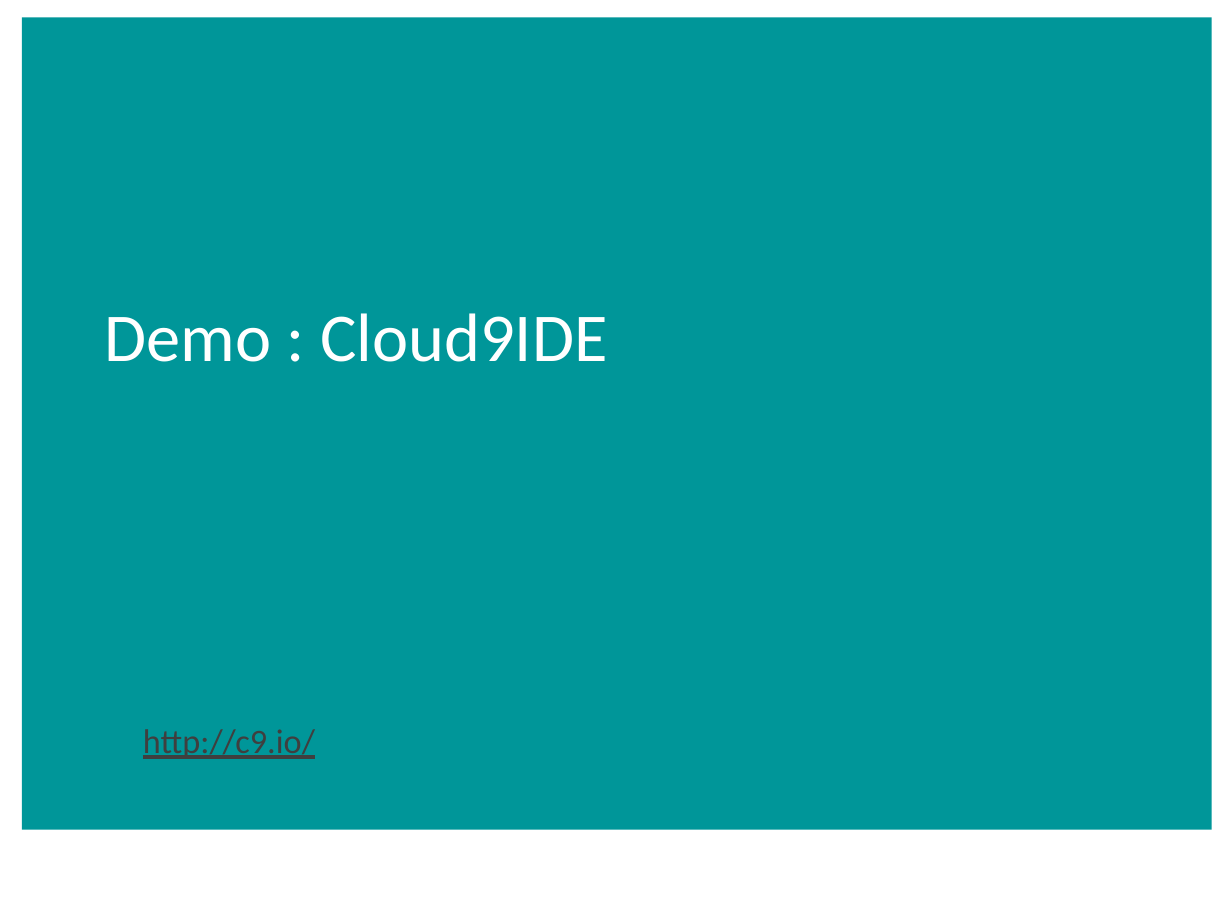
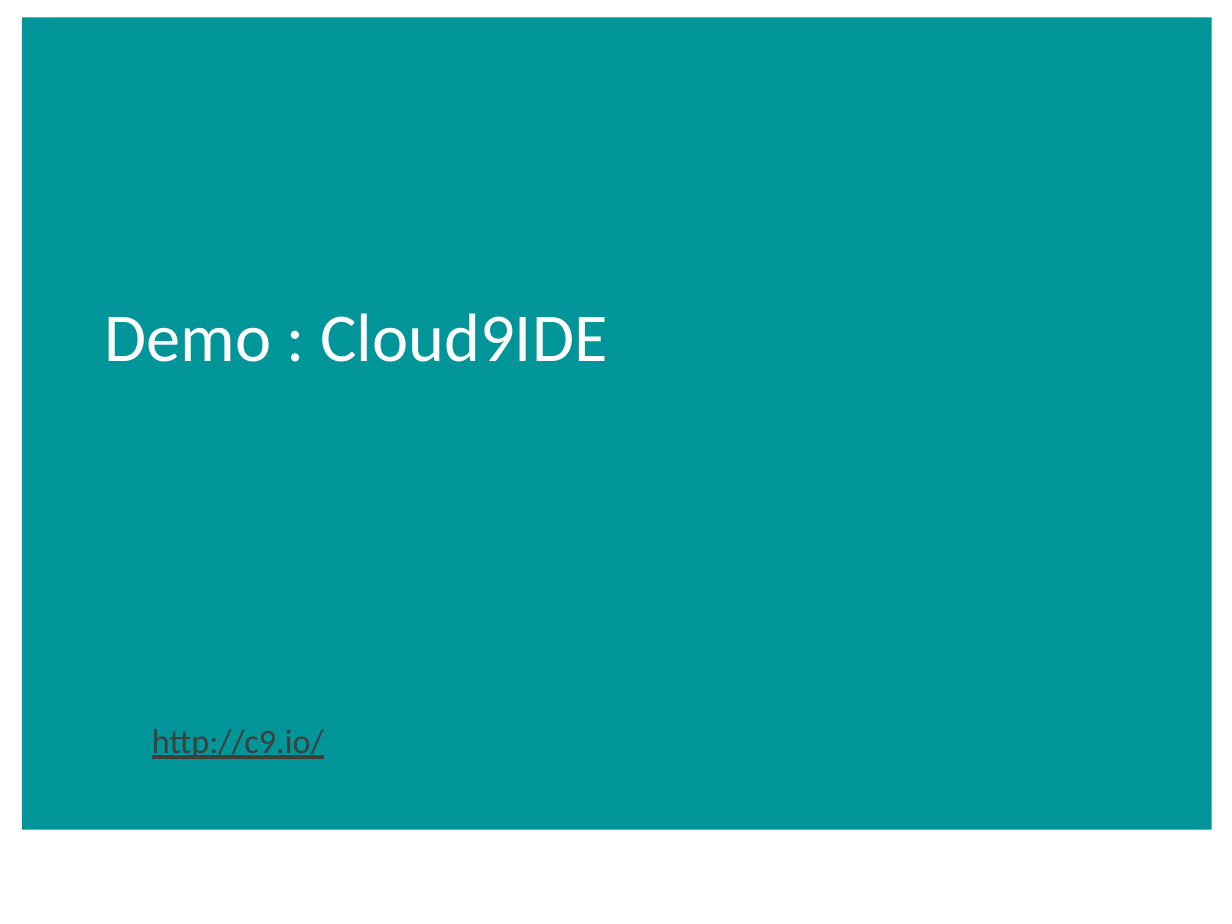
Before and after one commit to aidancasey/AzureNodeChatClient, a slide deck: slide 12 of presentation/Building Node.js Applications on Windows Azure.pptx (slide 13 before the commit). Drawn at 1232x924 pixels with LibreOffice and Linux fonts; fonts in the diff are those of the drawing; background and template pictures are left out. Boxes give left, top, right and bottom in pixels: in the first picture for what was removed or moved away, otherwise in the second. Text is boxed around its words. In the diff, an @@ line names an element or a change of style, - is before the commit and + after.

```diff
--- a/presentation/Building Node.js Applications on Windows Azure.pptx
+++ b/presentation/Building Node.js Applications on Windows Azure.pptx
@@ text "http://c9.io/": place and size @@
-text "http://c9.io/" at (143,729,315,759)
+text "http://c9.io/" at (152,729,324,759)
```
Also in this commit, not shown: 6 other slides changed, 1 other file.
